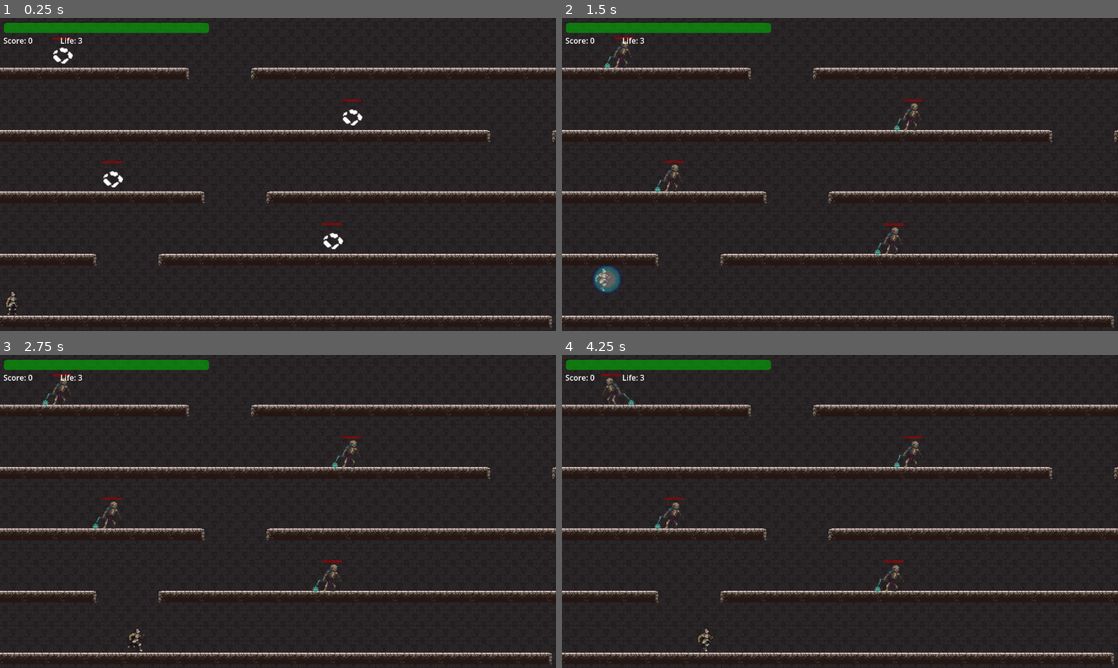
Above: before the commit, frames 1-4 (two rows, left to right).
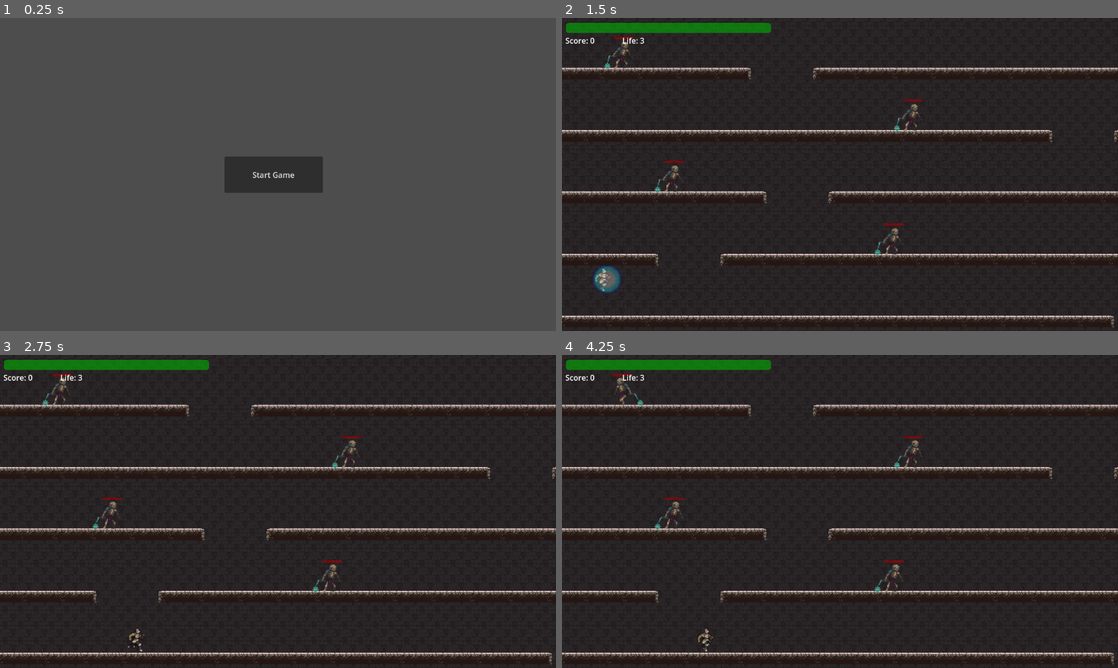
Above: after the commit, the same moments.

Repository: pengpa0012/godot-2d-jump-platformer
Game: Godot game, scene res://scene/start_screen.tscn
The game is run twice, just before and just after one commit, with the same random seed, the same clock (stepped at 60 frames per second) and the same inputs. Before the commit the project starts from res://scene/world.tscn.
Inputs (mouse positions are in pixels of both pictures, inside the frame that each line leads up to):
- Up to frame 1 (0.25 s): no input
- Up to frame 2 (1.5 s): click (834, 174) at 0.5 s, where only the run after the commit has a clickable "Start Game"; tap Enter (ui_accept) at 1.25 s; hold Right (ui_right) from 1.28 s (still down); tap E (shield) at 1.35 s
- Up to frame 3 (2.75 s): keep holding Right (ui_right); tap Enter (ui_accept) at 1.52, 2.27 s; tap K (attack) at 2.1 s; tap E (shield) at 2.3 s
- Up to frame 4 (4.25 s): release Right (ui_right) at 2.78 s; hold Left (ui_left) 2.78-3.53 s; tap Ctrl (crouch) at 2.85 s; tap E (shield) at 3.05, 3.8 s; hold Right (ui_right) from 3.53 s (still down); tap L (roll) at 3.6 s; tap Enter (ui_accept) at 3.77 s

The runs differ from the first frame. In frame 1, 97% of the frame differs, in the area x 0-100%, y 0-100%; in frame 2, 0.2%; in frame 3, 0.2%; in frame 4, 0.4%.

Commit message:
added start/end screen

Diff:
--- a/project.godot
+++ b/project.godot
@@ -11,7 +11,7 @@
 [application]
 
 config/name="2d-jump-platformer"
-run/main_scene="res://scene/world.tscn"
+run/main_scene="res://scene/start_screen.tscn"
 config/features=PackedStringArray("4.0", "Mobile")
 config/icon="res://icon.svg"
 
--- /dev/null
+++ b/scene/end_screen.tscn
@@ -0,0 +1,26 @@
+[gd_scene load_steps=2 format=3 uid="uid://cy0g6e7fwopp"]
+
+[ext_resource type="Script" path="res://script/end_screen.gd" id="1_kcugs"]
+
+[node name="EndScreen" type="Control"]
+layout_mode = 3
+anchor_right = 1.0
+anchor_bottom = 1.0
+offset_right = -1152.0
+offset_bottom = -648.0
+script = ExtResource("1_kcugs")
+
+[node name="Kills" type="Label" parent="."]
+offset_left = 494.0
+offset_top = 315.0
+offset_right = 598.0
+offset_bottom = 341.0
+text = "TOTAL KILLS:"
+
+[node name="Score" type="Label" parent="."]
+layout_mode = 0
+offset_left = 495.0
+offset_top = 274.0
+offset_right = 599.0
+offset_bottom = 300.0
+text = "YOUR SCORE:"
--- a/scene/player.tscn
+++ b/scene/player.tscn
@@ -636,10 +636,10 @@
 position = Vector2(0, 20.1942)
 shape = SubResource("CircleShape2D_wecht")
 
-[node name="Timer" type="Timer" parent="."]
+[node name="ShieldTimer" type="Timer" parent="."]
 wait_time = 5.0
 
 [connection signal="animation_finished" from="AnimatedSprite2D" to="." method="_on_animated_sprite_2d_animation_finished"]
 [connection signal="area_shape_entered" from="Hurtbox" to="." method="_on_hurtbox_area_shape_entered"]
 [connection signal="body_entered" from="Hurtbox" to="." method="_on_hurtbox_body_entered"]
-[connection signal="timeout" from="Timer" to="." method="_on_timer_timeout"]
+[connection signal="timeout" from="ShieldTimer" to="." method="_on_timer_timeout"]
--- /dev/null
+++ b/scene/start_screen.tscn
@@ -0,0 +1,24 @@
+[gd_scene load_steps=2 format=3 uid="uid://cd0lv1mnaqs0t"]
+
+[ext_resource type="Script" path="res://script/start_screen.gd" id="1_8gvuj"]
+
+[node name="StartScreen" type="Control"]
+layout_mode = 3
+anchors_preset = 15
+anchor_right = 1.0
+anchor_bottom = 1.0
+offset_right = -1152.0
+offset_bottom = -648.0
+grow_horizontal = 2
+grow_vertical = 2
+script = ExtResource("1_8gvuj")
+
+[node name="Button" type="Button" parent="."]
+layout_mode = 0
+offset_left = 465.0
+offset_top = 287.0
+offset_right = 669.0
+offset_bottom = 362.0
+text = "Start Game"
+
+[connection signal="pressed" from="Button" to="." method="_on_button_pressed"]
--- a/scene/world.tscn
+++ b/scene/world.tscn
@@ -10,6 +10,7 @@
 [ext_resource type="AudioStream" uid="uid://jiayoontptmd" path="res://assets/sfx/slide.wav" id="8_5k5jx"]
 [ext_resource type="AudioStream" uid="uid://cv5ewytn6ux5h" path="res://assets/sfx/parry.wav" id="9_ddxbp"]
 [ext_resource type="AudioStream" uid="uid://duyseaxrf81rx" path="res://assets/sfx/walk.wav" id="10_fl4yn"]
+[ext_resource type="AudioStream" uid="uid://cu8g47u2ex130" path="res://assets/sfx/hurt.wav" id="11_a6k4m"]
 
 [sub_resource type="TileSetAtlasSource" id="TileSetAtlasSource_ygfhl"]
 texture = ExtResource("2_q4sse")
@@ -2595,3 +2596,7 @@
 
 [node name="walk" type="AudioStreamPlayer2D" parent="SFX"]
 stream = ExtResource("10_fl4yn")
+
+[node name="hurt" type="AudioStreamPlayer2D" parent="SFX"]
+stream = ExtResource("11_a6k4m")
+volume_db = 5.0
--- /dev/null
+++ b/script/end_screen.gd
@@ -0,0 +1,8 @@
+extends Control
+@onready var GLOBAL = get_node("/root/Global")
+@onready var scoreLabel = get_node("CanvasGroup/CanvasLayer2/Score")
+@onready var killLabel = get_node("CanvasGroup/CanvasLayer2/Life")
+# Called every frame. 'delta' is the elapsed time since the previous frame.
+func _process(delta):
+	$Score.text = "Score: {score}".format({"score": GLOBAL.SCORE})
+	$Kills.text = "Total Kills: {kills}".format({"kills": GLOBAL.ENEMY_KILLED})
--- a/script/player.gd
+++ b/script/player.gd
@@ -18,6 +18,7 @@
 @onready var walkAudio = get_node("/root/world/SFX/walk")
 @onready var slideAudio = get_node("/root/world/SFX/slide")
 @onready var parryAudio = get_node("/root/world/SFX/parry")
+@onready var hurtAudio = get_node("/root/world/SFX/hurt")
 var KNOCKBACK_FORCE = 300
 var isAttacking = false
 var isHurting = false
@@ -126,10 +127,12 @@
 		GLOBAL.RESPAWN_PLAYER = true
 
 	if GLOBAL.HEALTH_COUNT <= 0 && GLOBAL.LIFE <= 0:
+		get_tree().change_scene_to_file("res://scene/end_screen.tscn")
 		self.queue_free()
 
 func hurt_player(area, knockback_multiplier):
 	if !isShield:
+		hurtAudio.play()
 		isHurting = true
 		if !hurtBox.disabled:
 			healthBar.value -= 10
@@ -203,7 +206,7 @@
 
 	if Input.is_action_just_pressed("shield") and canShield:
 		isShield = true
-		$Timer.start()
+		$ShieldTimer.start()
 		canShield = false
 		await get_tree().create_timer(.5).timeout
 		isShield = false
--- /dev/null
+++ b/script/start_screen.gd
@@ -0,0 +1,15 @@
+extends Control
+
+
+# Called when the node enters the scene tree for the first time.
+func _ready():
+	pass # Replace with function body.
+
+
+# Called every frame. 'delta' is the elapsed time since the previous frame.
+func _process(delta):
+	pass
+
+
+func _on_button_pressed():
+	get_tree().change_scene_to_file("res://scene/world.tscn")
--- a/script/world.gd
+++ b/script/world.gd
@@ -22,3 +22,7 @@
 		GLOBAL.RESPAWN_PLAYER = false
 		GLOBAL.HEALTH_COUNT = 10
 		player.position.x = randi_range(0, display_size.x - 100)
+
+
+func _on_area_2d_body_entered(body):
+	print("Tetes", body.name)
Not shown, added: assets/sfx/hurt.wav.import
Not shown: 1 places in scene/world.tscn that only renumber resources
Not shown, added: assets/sfx/hurt.wav
